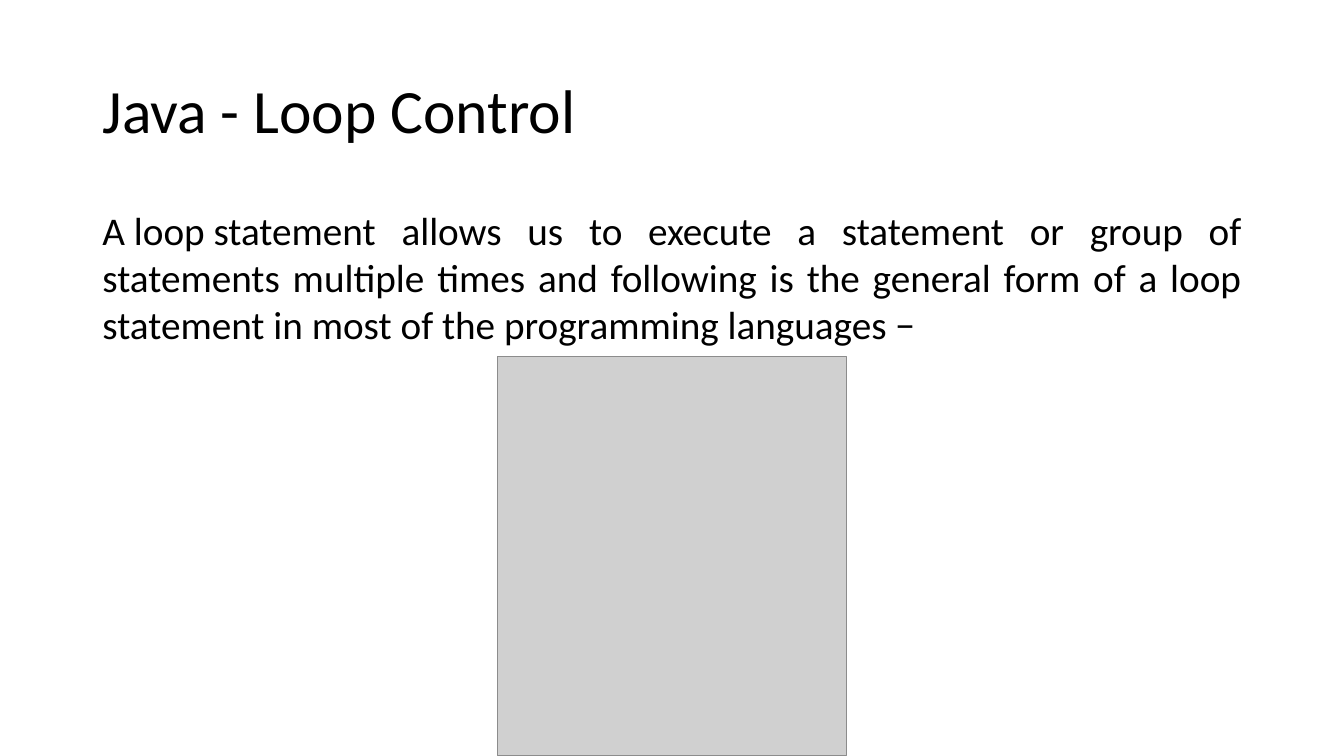
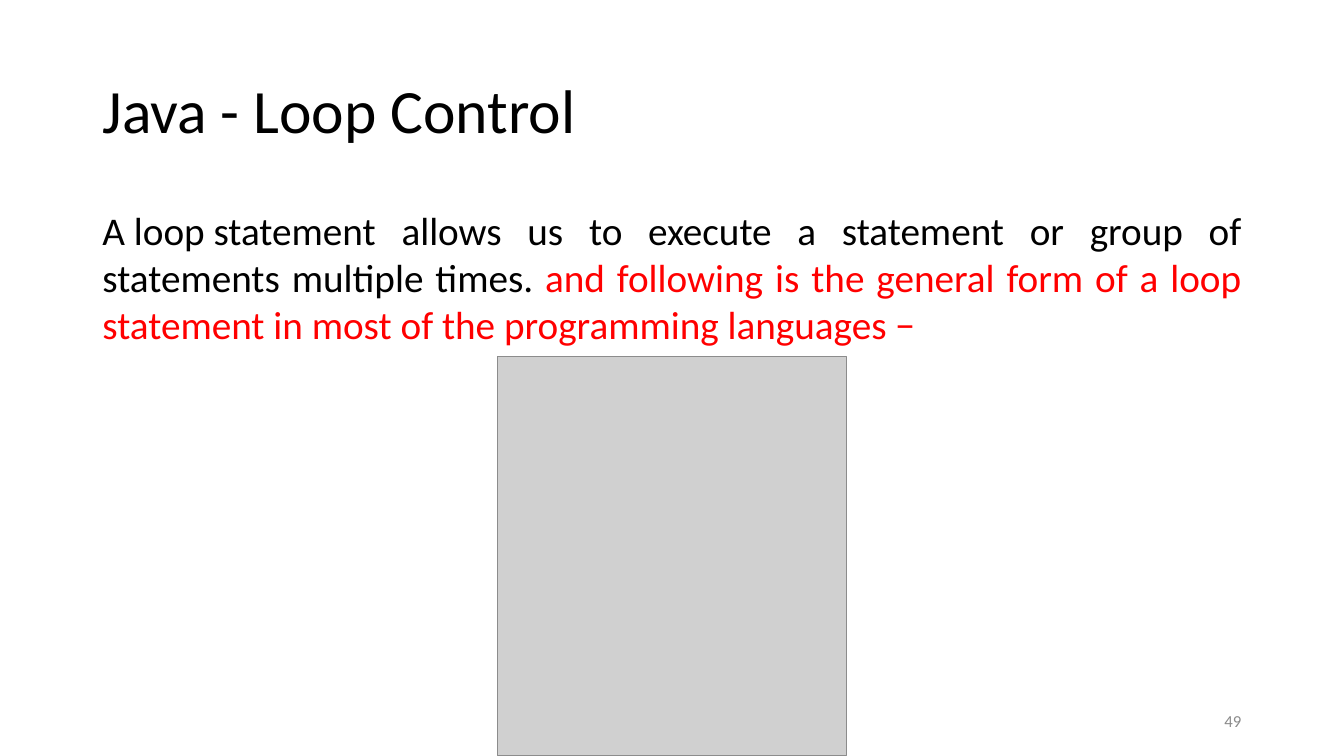
Before and after one commit to karzanosman/java, a slide deck: slide 3 of 03-Programming Fundamentals.pptx. Drawn at 1344x756 pixels with LibreOffice and Linux fonts; fonts in the diff are those of the drawing; grey boxes stand for pictures. Boxes give left, top, right and bottom in pixels: in the first picture for what was removed or moved away, otherwise in the second. Text is boxed around its words. In the diff, an @@ line names an element or a change of style, - is before the commit and + after.

```diff
--- a/03-Programming Fundamentals.pptx
+++ b/03-Programming Fundamentals.pptx
@@ text at [102,217,1242,346]: text changed; text colour #000000 to #FF0000 @@
-A loop statement allows us to execute a statement or group of statements multiple times and following is the general form of a loop statement in most of the programming languages −
+A loop statement allows us to execute a statement or group of statements multiple times. and following is the general form of a loop statement in most of the programming languages −
@@ page number added at [1224,716,1241,727], 12 pt, text #8C8C8C @@
+49
```
Also in this commit, not shown: 23 other slides changed, 2 other files.
